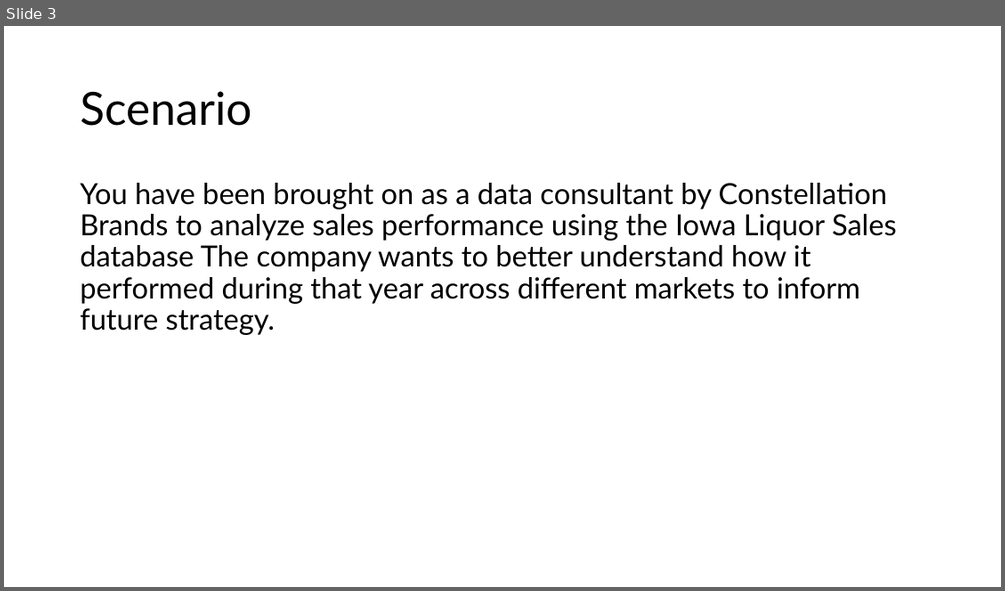
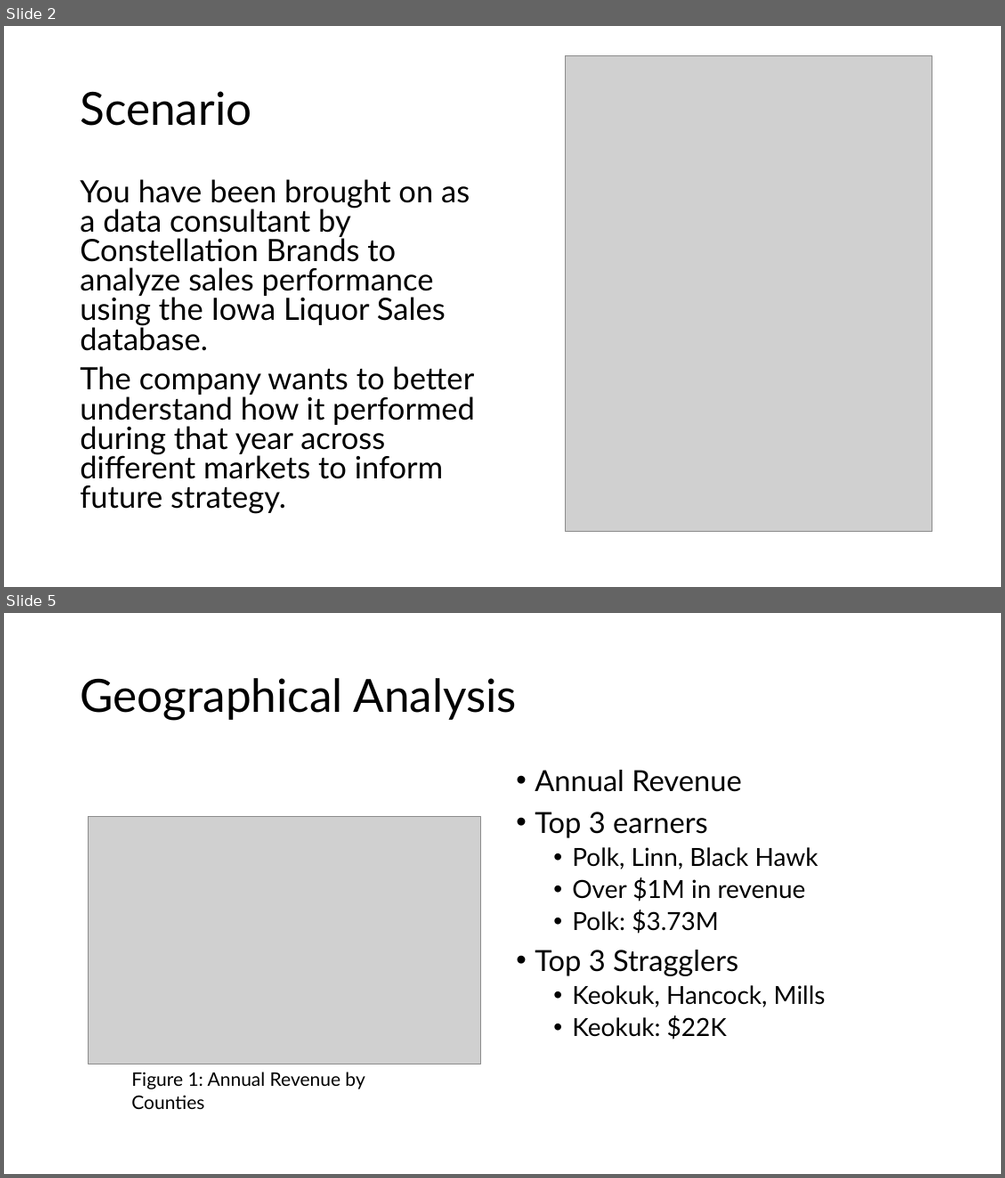
Before and after one commit to ltpham123/data-analytics, a slide deck: week-04/Pham_liquor_sales_presentation.pptx. Shown one above the other, each under a label of ours: slide 3 before the commit, slides 2 and 5 after it; the slides between them are not shown. The pictures are 1005x591 and 1005x1178 pixels, drawn with LibreOffice and Linux fonts; fonts in the diff are those of the drawing; grey boxes stand for pictures. Boxes give left, top, right and bottom in pixels: in the first picture for what was removed or moved away, otherwise in the second. Text is boxed around its words. In the diff, an @@ line names an element or a change of style, - is before the commit and + after.

```diff
--- a/week-04/Pham_liquor_sales_presentation.pptx
+++ b/week-04/Pham_liquor_sales_presentation.pptx
@@ slide 5 added at [4, 613, 1001, 1174], background #FFFFFF @@
@@ title added at [80, 678, 517, 720], 44 pt, text #000000 @@
+Geographical Analysis
@@ text added at [534, 770, 825, 1039], 24 pt, text #000000 @@
+• Annual Revenue
+• Top 3 earners
+  • Polk, Linn, Black Hawk
+  • Over $1M in revenue
+  • Polk: $3.73M
+• Top 3 Stragglers
+  • Keokuk, Hancock, Mills
+  • Keokuk: $22K
@@ picture added at [89, 817, 480, 1064] @@
@@ text added at [131, 1071, 364, 1109], 18 pt, text #000000 @@
+Figure 1: Annual Revenue by Counties
@@ what was slide 3 is now slide 2 @@
@@ slide 2 changed as well @@
@@ picture added at [566, 56, 933, 532] @@
@@ text at [80, 179, 475, 513]: text changed; size 28 to 29.6 pt @@
-You have been brought on as a data consultant by Constellation Brands to analyze sales performance using the Iowa Liquor Sales database The company wants to better understand how it performed during that year across different markets to inform future strategy.
+You have been brought on as a data consultant by Constellation Brands to analyze sales performance using the Iowa Liquor Sales database.
+The company wants to better understand how it performed during that year across different markets to inform future strategy.
```
Also in this commit, not shown: 2 other slides changed, 13 other slides added, 10 slides removed.
